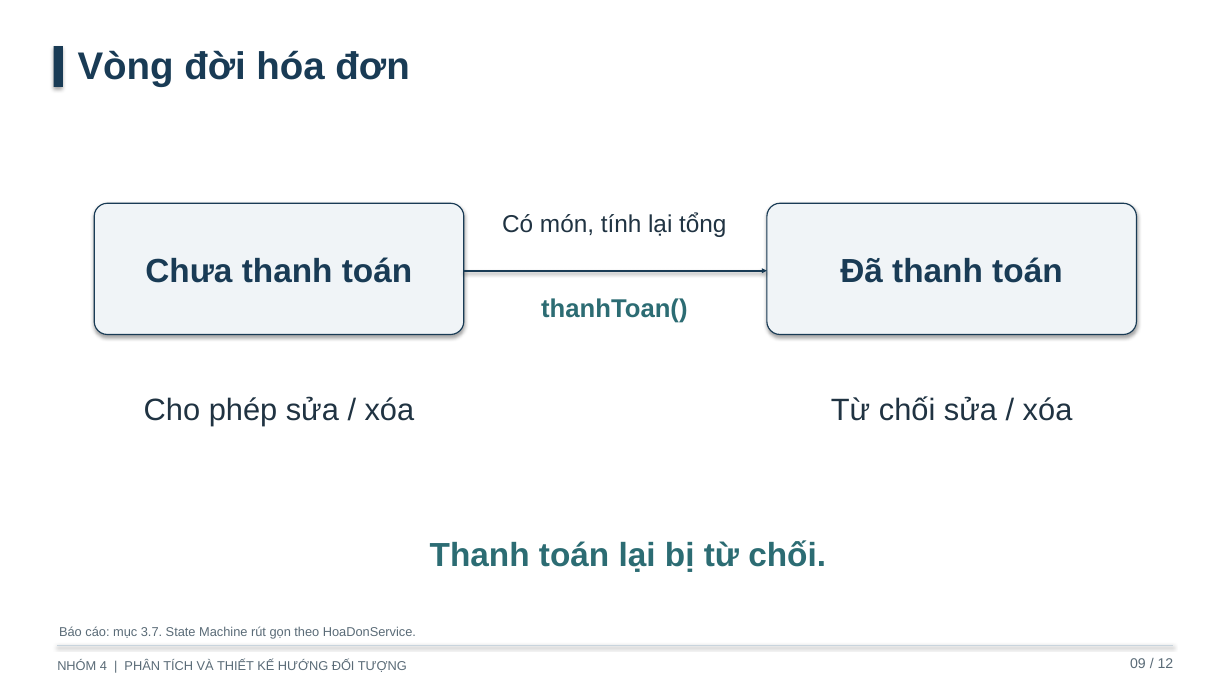
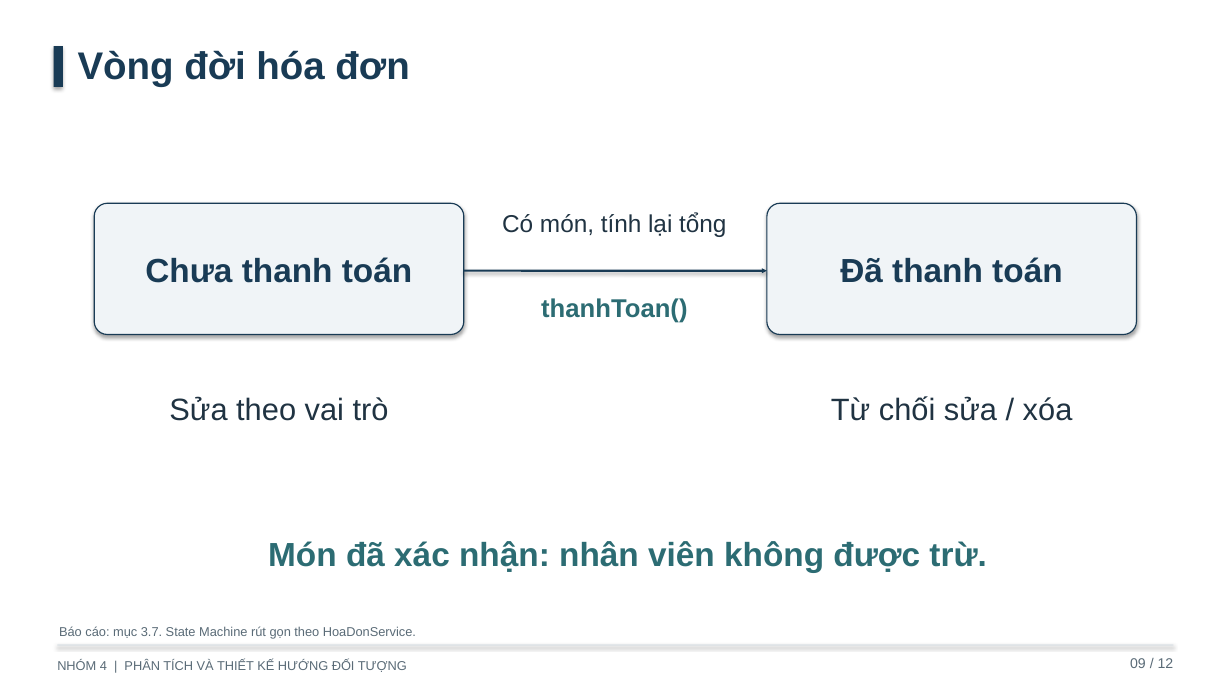
Before and after one commit to hoangbelike2004/QuanLyNHHS, a slide deck: slide 9 of BaoCao_PTTKHDoiTuong/thuyet_trinh/ThuyetTrinh_BTL_PTTKHDoiTuong_Nhom4.pptx. Drawn at 1232x693 pixels with LibreOffice and Linux fonts; fonts in the diff are those of the drawing. Boxes give left, top, right and bottom in pixels: in the first picture for what was removed or moved away, otherwise in the second. Text is boxed around its words. In the diff, an @@ line names an element or a change of style, - is before the commit and + after.

```diff
--- a/BaoCao_PTTKHDoiTuong/thuyet_trinh/ThuyetTrinh_BTL_PTTKHDoiTuong_Nhom4.pptx
+++ b/BaoCao_PTTKHDoiTuong/thuyet_trinh/ThuyetTrinh_BTL_PTTKHDoiTuong_Nhom4.pptx
@@ text at (x1=169, y1=396, x2=389, y2=421): text changed @@
-Cho phép sửa / xóa
+Sửa theo vai trò
@@ text at (x1=268, y1=541, x2=987, y2=572): text changed @@
-Thanh toán lại bị từ chối.
+Món đã xác nhận: nhân viên không được trừ.
```
Also in this commit, not shown: 4 other slides changed, 23 other files.
